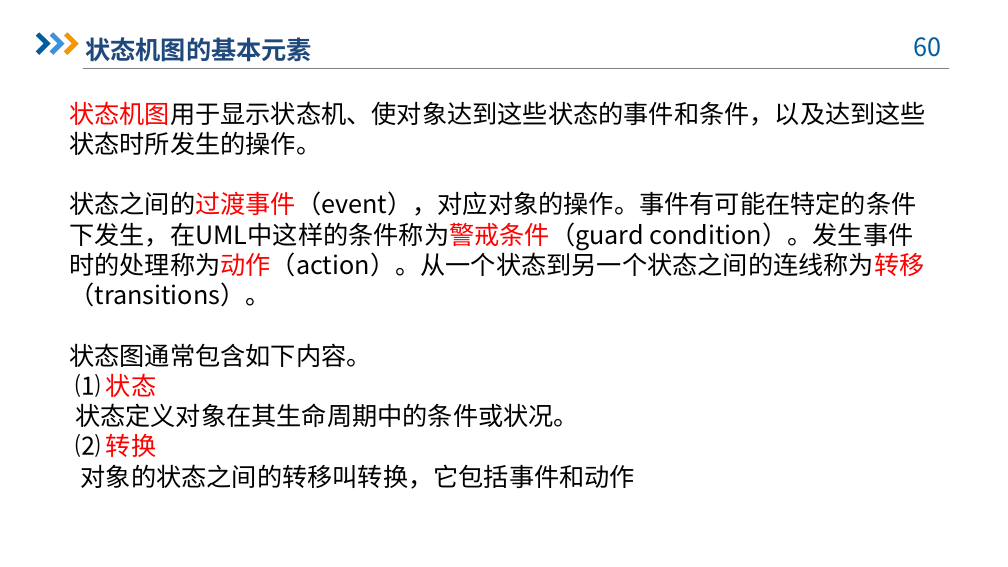
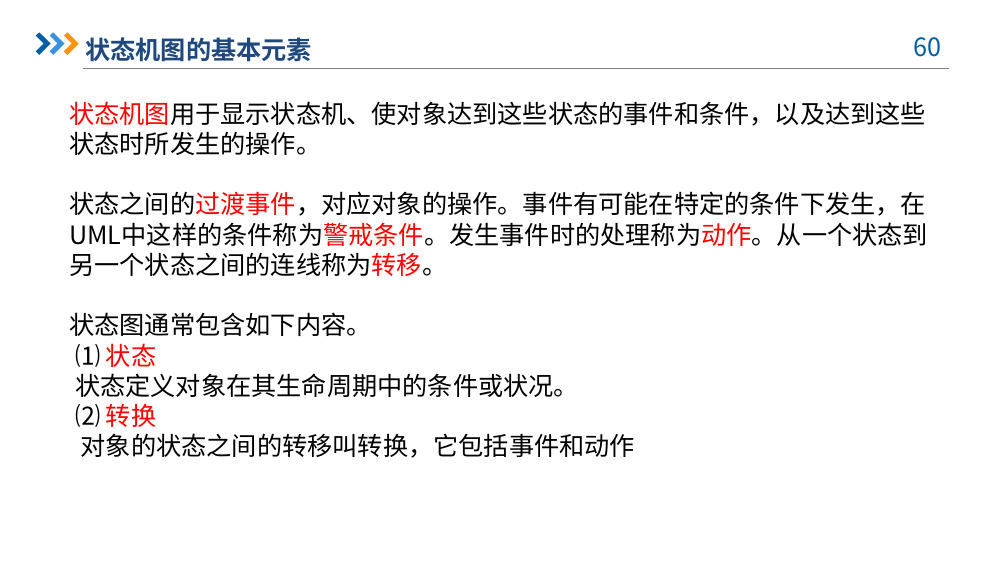
Before and after one commit to dreamtrueqaq/SRA2022-G12, a slide deck: slide 60 of 非受控文档/翻转课堂/SRA-G12-翻转课堂PPT3.pptx. Drawn at 1008x567 pixels with LibreOffice and Linux fonts; fonts in the diff are those of the drawing; background and template pictures are left out. Boxes give left, top, right and bottom in pixels: in the first picture for what was removed or moved away, otherwise in the second. Text is boxed around its words. In the diff, an @@ line names an element or a change of style, - is before the commit and + after.

```diff
--- a/非受控文档/翻转课堂/SRA-G12-翻转课堂PPT3.pptx
+++ b/非受控文档/翻转课堂/SRA-G12-翻转课堂PPT3.pptx
@@ text at bbox=[69, 191, 928, 276]: text changed @@
-状态之间的过渡事件（event），对应对象的操作。事件有可能在特定的条件下发生，在UML中这样的条件称为警戒条件（guard condition）。发生事件时的处理称为动作（action）。从一个状态到另一个状态之间的连线称为转移（transitions）。
+状态之间的过渡事件，对应对象的操作。事件有可能在特定的条件下发生，在UML中这样的条件称为警戒条件。发生事件时的处理称为动作。从一个状态到另一个状态之间的连线称为转移。
```
Also in this commit, not shown: 14 other slides changed, 8 other files.
